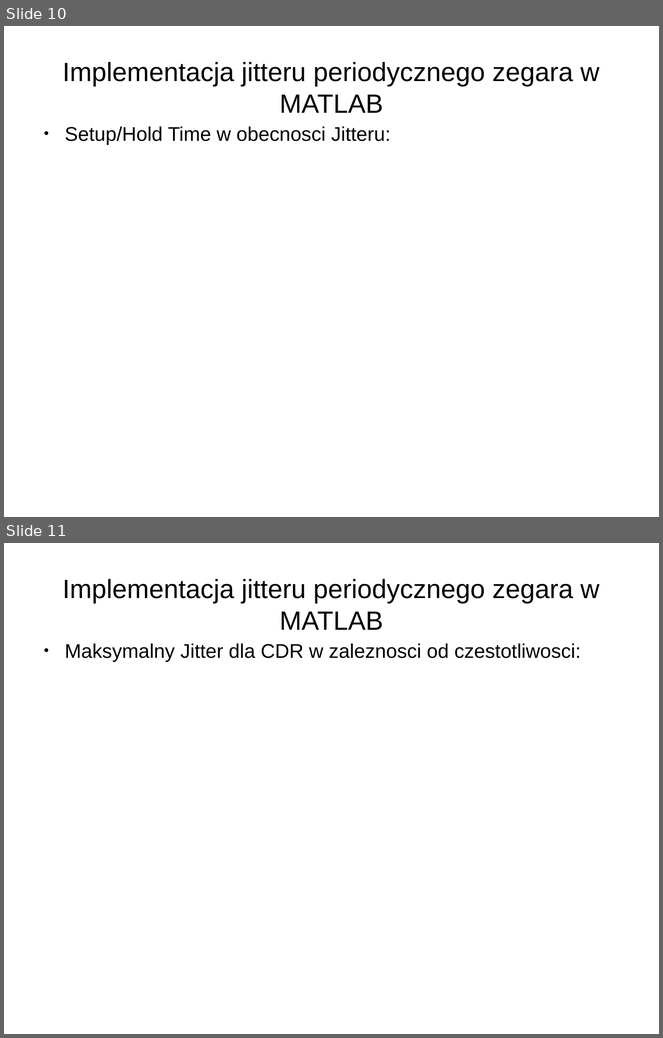
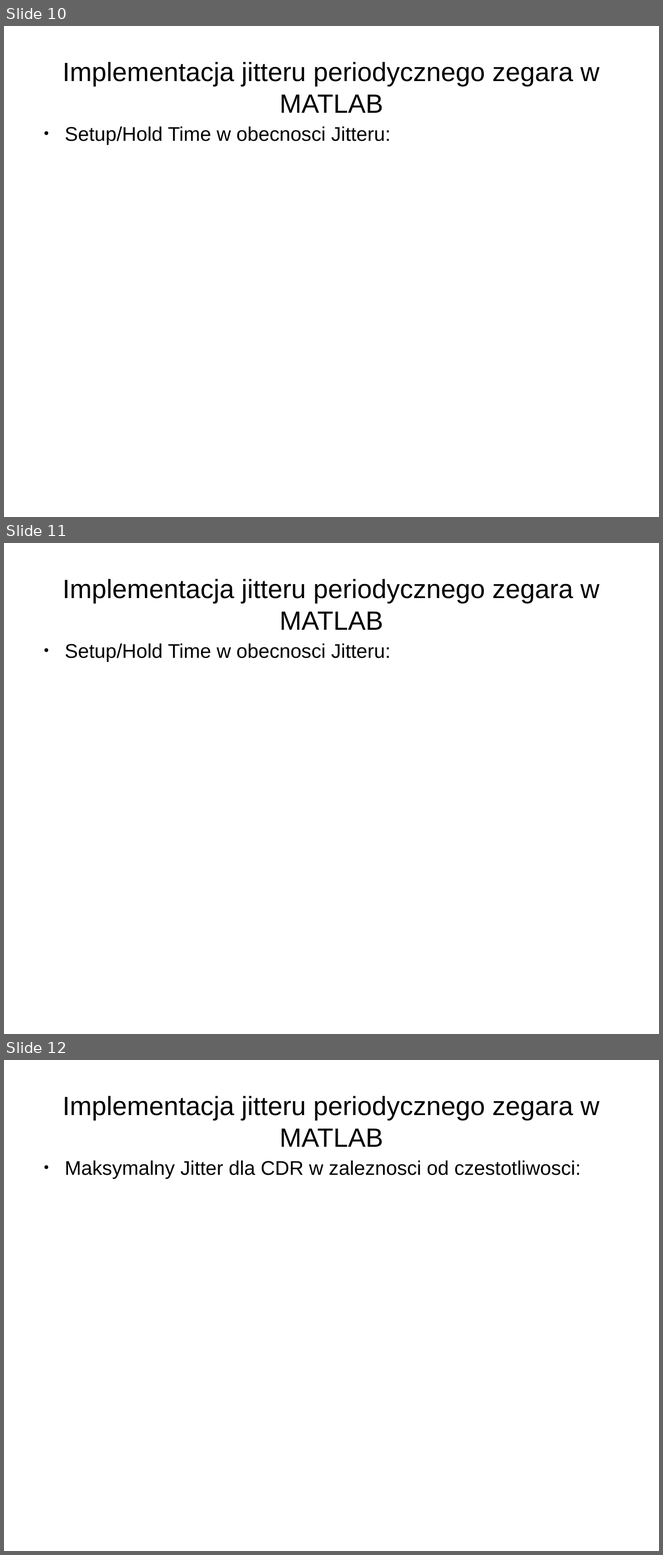
Before and after one commit to joannabp/ProjektSynopsys, a slide deck: Untitled 2.odp. Shown one above the other, each under a label of ours: slides 10 and 11 before the commit, slides 10, 11 and 12 after it. The pictures are 663x1038 and 663x1555 pixels, drawn with LibreOffice and Linux fonts; fonts in the diff are those of the drawing. Boxes give left, top, right and bottom in pixels: in the first picture for what was removed or moved away, otherwise in the second. Text is boxed around its words. In the diff, an @@ line names an element or a change of style, - is before the commit and + after.

```diff
--- a/Untitled 2.odp
+++ b/Untitled 2.odp
@@ slide 11 added at [4, 543, 659, 1034], background #FFFFFF @@
@@ title added at [63, 579, 600, 630], 32 pt, text #000000 @@
+Implementacja jitteru periodycznego zegara w MATLAB
@@ text added at [65, 643, 390, 662], 24 pt, text #000000 @@
+● Setup/Hold Time w obecnosci Jitteru:
@@ what was slide 11 is now slide 12 @@
```
Also in this commit, not shown: 1 other file.
